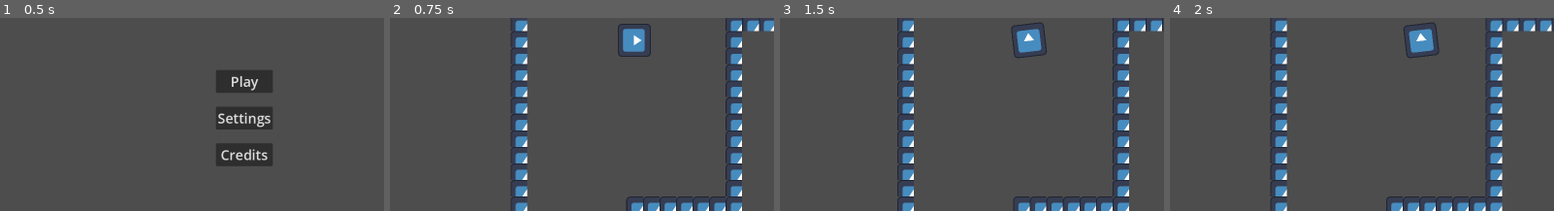
Above: before the commit, frames 1-4 (left to right).
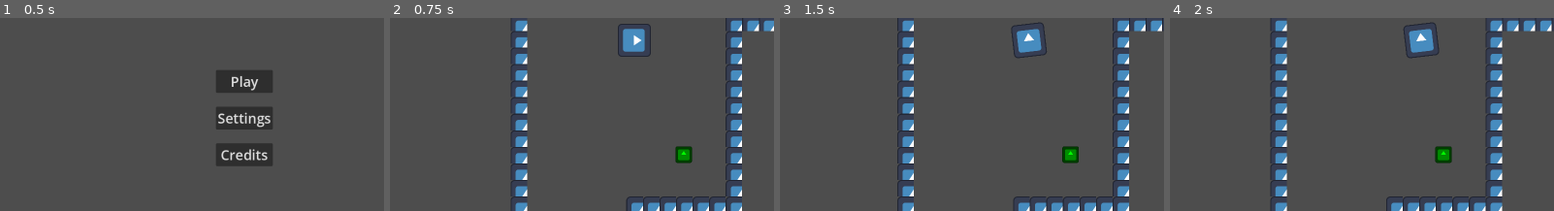
Above: after the commit, the same moments.

Repository: AltairGameStudio/Godot-Wild-Jam-93-Team-1
Game: Godot game, scene res://scenes/main_menu.tscn
Same seed, same stepped clock (60 frames per second), same inputs: the game is played once before the commit and once after it. The engine's default icon, where the game draws it, is replaced by a stand-in: a white triangle on a blue panel in a dark square.
Inputs (mouse positions are % of the whole screen's width and height, from its top left):
- Up to frame 1 (0.5 s): no input
- Up to frame 2 (0.75 s): click "Play" at 0.5 s
- Up to frame 3 (1.5 s): tap Enter at 1.25 s; move the mouse to (72, 45) at 1.27 s; hold D (ui_right) from 1.28 s (still down); hold Right mouse button (equip) from 1.28 s (still down); click (72, 45) at 1.42 s
- Up to frame 4 (2 s): keep holding D (ui_right); keep holding Right mouse button (equip)
The pictures show only the part of the screen within x 18-68%, y 44-94%; the shares and areas given below are measured in that part.

Frame 1 is identical in both runs. In frame 2, 0.4% of the frame differs, in the area x 74-79%, y 66-76%; in frame 3, 0.4%; in frame 4, 0.4%.

Commit message:
Adicionando itens de cura ao mapa

Diff:
--- a/scenes/world.tscn
+++ b/scenes/world.tscn
@@ -183,3 +183,41 @@
 position = Vector2(-1887, -2524)
 rotation = 1.5707964
 required_item = "brush"
+
+[node name="MedKits" type="Node" parent="." unique_id=1409558140]
+
+[node name="MedKit" parent="MedKits" unique_id=489590938 instance=ExtResource("6_i7141")]
+position = Vector2(-1552, -5825)
+is_medkit = true
+
+[node name="MedKit9" parent="MedKits" unique_id=683775497 instance=ExtResource("6_i7141")]
+position = Vector2(-4386, -5218)
+is_medkit = true
+
+[node name="MedKit2" parent="MedKits" unique_id=1356687314 instance=ExtResource("6_i7141")]
+position = Vector2(4424, 1720)
+is_medkit = true
+
+[node name="MedKit5" parent="MedKits" unique_id=2022454271 instance=ExtResource("6_i7141")]
+position = Vector2(-3214, -3576)
+is_medkit = true
+
+[node name="MedKit8" parent="MedKits" unique_id=1397139968 instance=ExtResource("6_i7141")]
+position = Vector2(-4552, -1153)
+is_medkit = true
+
+[node name="MedKit6" parent="MedKits" unique_id=691274930 instance=ExtResource("6_i7141")]
+position = Vector2(-3236, 2447)
+is_medkit = true
+
+[node name="MedKit7" parent="MedKits" unique_id=1135332156 instance=ExtResource("6_i7141")]
+position = Vector2(132, 4004)
+is_medkit = true
+
+[node name="MedKit3" parent="MedKits" unique_id=929505304 instance=ExtResource("6_i7141")]
+position = Vector2(1759, 924)
+is_medkit = true
+
+[node name="MedKit4" parent="MedKits" unique_id=1076500514 instance=ExtResource("6_i7141")]
+position = Vector2(4620, -5721)
+is_medkit = true
